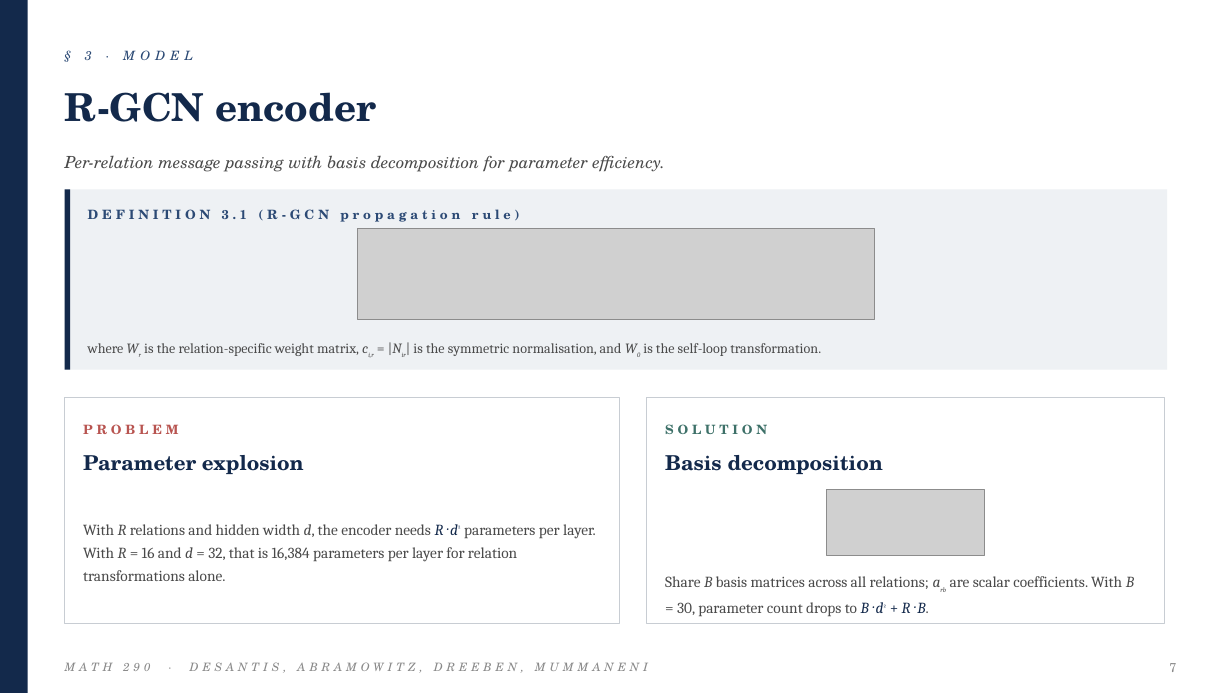
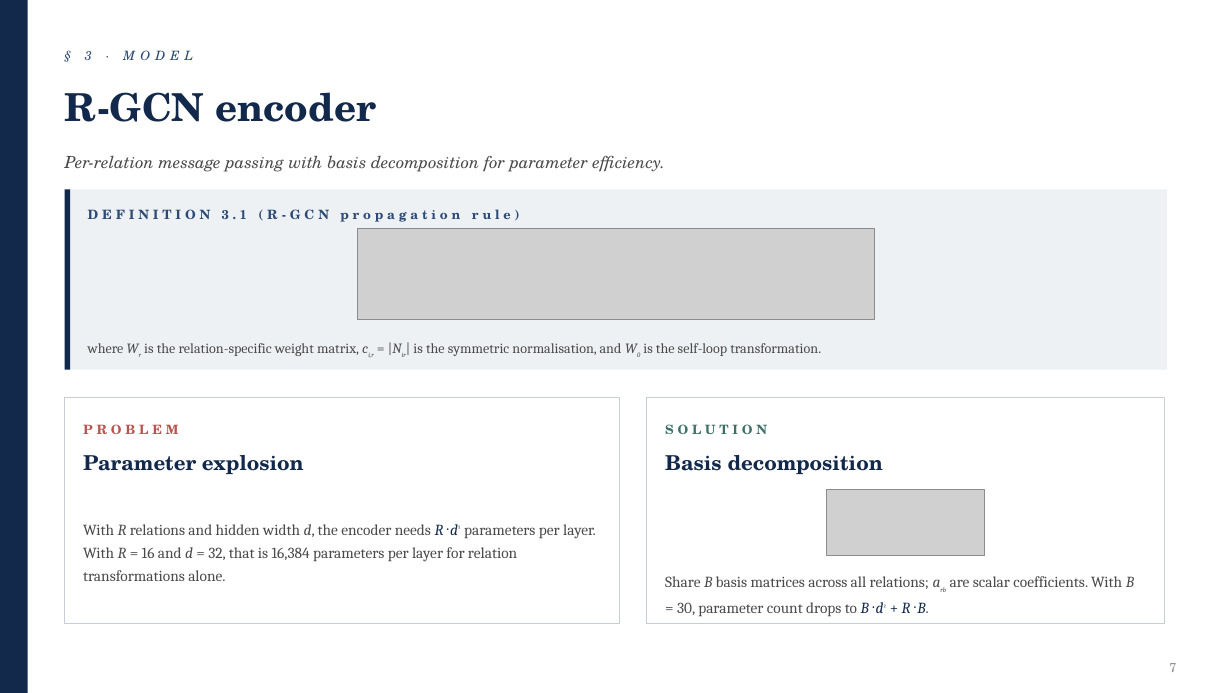
Before and after one commit to abmummaneni/290-Final-Project, a slide deck: slide 7 of RGCN_Academic_Presentation.pptx. Drawn at 1232x693 pixels with LibreOffice and Linux fonts; fonts in the diff are those of the drawing; grey boxes stand for pictures. Boxes give left, top, right and bottom in pixels: in the first picture for what was removed or moved away, otherwise in the second. Text is boxed around its words. In the diff, an @@ line names an element or a change of style, - is before the commit and + after.

```diff
--- a/RGCN_Academic_Presentation.pptx
+++ b/RGCN_Academic_Presentation.pptx
@@ text removed at <box>65,662,648,673</box> @@
-MATH 290 · DESANTIS, ABRAMOWITZ, DREEBEN, MUMMANENI
```
Also in this commit, not shown: 15 other slides changed, 3 slides added, 3 slides removed, 1 other file.
